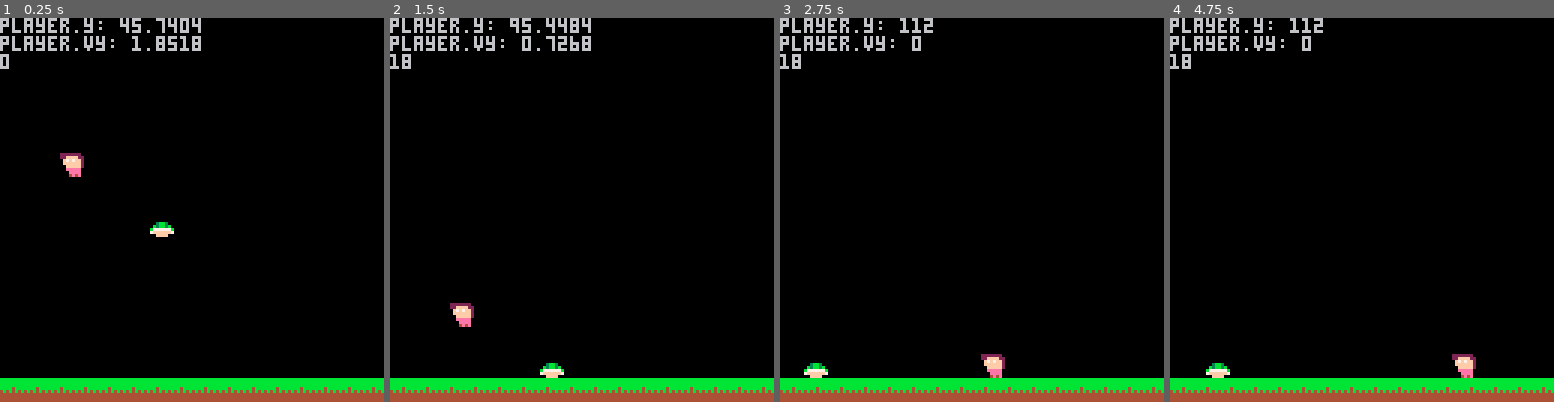
Above: before the commit, frames 1-4 (left to right).
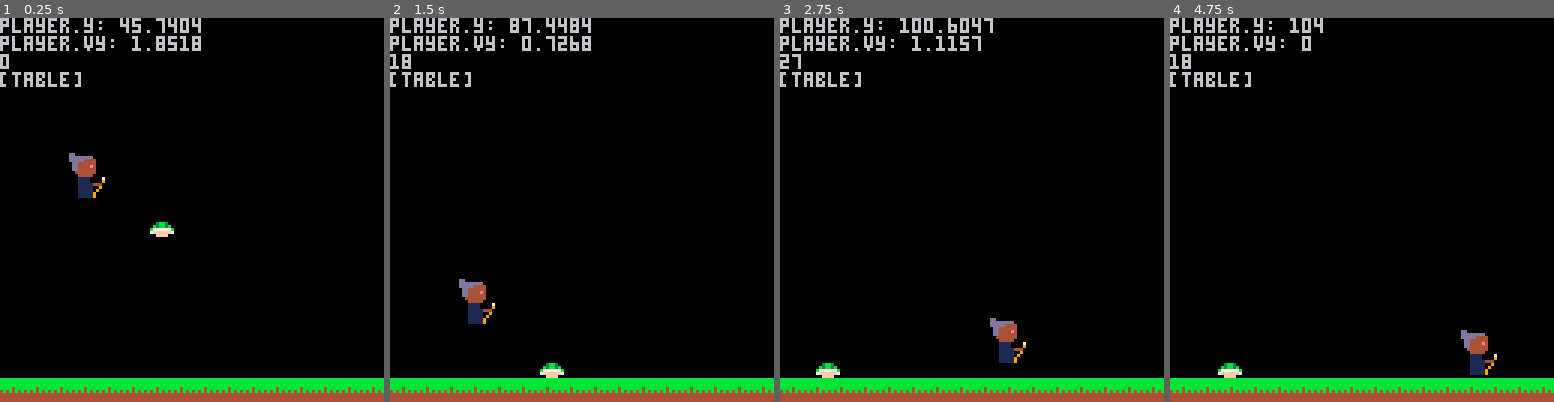
Above: after the commit, the same moments.

Repository: Fliuye/JuggleJumpers
Game: PICO-8 cartridge jugglejumpers.p8
Two runs of this game, one before a commit and one after it. Both use one fixed random seed, a clock stepped at 60 frames per second and the inputs below.
Inputs:
- Up to frame 1 (0.25 s): no input
- Up to frame 2 (1.5 s): tap X (X key) at 0.33, 1.07 s; tap O (Z key) at 0.7 s
- Up to frame 3 (2.75 s): hold Right 1.6-2.1 s; tap O (Z key) at 1.7, 2.1, 2.5 s; tap X (X key) at 1.85 s; hold Up 2.15-2.42 s; hold Right from 2.47 s (still down)
- Up to frame 4 (4.75 s): tap O (Z key) every 0.4 s from 2.9 to 4.5 s; tap X (X key) at 2.97, 4.08 s; release Right at 3.03 s; hold Left 3.08-3.58 s; hold Down 3.63-3.97 s; hold Right 4.02-4.68 s; hold Up from 4.73 s (still down)

The runs differ from the first frame. In frame 1, 1.1% of the frame differs, in the area x 0-28%, y 14-47%; in frame 2, 1.3%; in frame 3, 2.2%, in the area x 0-65%, y 0-94%; in frame 4, 1.6%.

Commit message:
add grabbing shell, jumping on shell, new character sprite, and hold jump to jump higher off of shell

Diff:
--- a/jugglejumpers.p8
+++ b/jugglejumpers.p8
@@ -2,12 +2,20 @@
 version 14
 __lua__
 local ticker = 0
-
+-- local playershell
 function _init()
+
+  playershell =
+    { x = 0
+    , y = 0
+    , spritenumber = 3
+    , exists = false
+    }
+
   player =
     { x = 20
     , y = 30
-    , previousY = 0
+    , previousy = 0
     , vx = 0
     , vy = 0
     , flipx = false
@@ -20,8 +28,13 @@
     , waspressedlastframe = false
     }
 
+  grabbutton =
+    { ispressed = false
+    , waspressedlastframe = false
+    }
+
   shells = {}
-  local shell = createShell()
+  local shell = createshell(50, 50)
   add(shells, shell)
 
   ground =
@@ -32,41 +45,42 @@
 end
 
 function _update60()
-  if ( player.previousY - player.y > 0 ) then
+  if ( player.previousy - player.y > 0 ) then
     ticker += 1
   end
   local accy = 125 / 18 / 60 -- acceleration / speed
 
   updateplayer(accy)
+  updateplayershell()
   updatebuttons()
-  updateShells(accy)
+  updateshells(accy)
   iscolliding(player, shells)
 
 end
 
-function createShell()
+function createshell(x, y)
   local shell =
-    { x = 50
-    , y = 50
+    { x = x
+    , y = y
     , vy = 0
     , vx = 0
-    , isMoving = false
-    , movingLeft = false
-    , constantVX = 2
+    , ismoving = false
+    , movingleft = false
+    , constantvx = 2
     , spritenumber = 3
     }
     return shell
 end
 
-function updateShells(accy)
+function updateshells(accy)
   for i = 1, #shells, 1 do
     shells[i].vy += accy
     shells[i].y += shells[i].vy
-    if shells[i].isMoving then
-      if shells[i].movingLeft then
-        shells[i].vx = shells[i].constantVX * -1
+    if shells[i].ismoving then
+      if shells[i].movingleft then
+        shells[i].vx = shells[i].constantvx * -1
       else
-        shells[i].vx = shells[i].constantVX
+        shells[i].vx = shells[i].constantvx
       end
       shells[i].x += shells[i].vx
     end
@@ -83,14 +97,14 @@
     -- if left of screen place player on edge of screen
     if gridx < 0 then
       shells[i].x = 0
-      shells[i].movingLeft = false
+      shells[i].movingleft = false
     end
 
     rightmostgrid = 15
 
     if gridx > rightmostgrid then
       shells[i].x, ___ = gridtocoord(rightmostgrid, gridy)
-      shells[i].movingLeft = true
+      shells[i].movingleft = true
     end
 
   end
@@ -99,8 +113,13 @@
 function updatebuttons()
   jumpbutton.waspressedlastframe = jumpbutton.ispressed
   jumpbutton.ispressed = false
+  grabbutton.waspressedlastframe = grabbutton.ispressed
+  grabbutton.ispressed = false
   if (btn(5)) then
     jumpbutton.ispressed = true
+  end
+  if (btn(4)) then
+    grabbutton.ispressed = true
   end
 end
 
@@ -110,7 +129,7 @@
     player.canjump = false
     ticker = 0
   end
-  player.previousY = player.y
+  player.previousy = player.y
   player.vy += accy
   player.y += player.vy
   player.x += player.vx
@@ -129,7 +148,7 @@
   -- btn([0, [player]])
 
   -- top of ground
-  groundgridy = 14
+  groundgridy = 13
 
   -- if below ground place player ontop of ground
   local gridx, gridy = coordtogrid(player.x, player.y)
@@ -151,32 +170,93 @@
   end
 end
 
+function updateplayershell()
+  if (playershell.exists and not grabbutton.ispressed) then
+    -- spawn new shell
+    playershell.exists = false
+    local newshell = createshell(playershell.x, playershell.y)
+    newshell.ismoving = true
+    if (player.flipx) then
+      newshell.movingleft = true
+    else
+      newshell.movingleft = false
+    end
+
+    add(shells, newshell )
+
+  end
+
+  if (playershell.exists) then
+    if player.flipx then
+      offset = -8
+    else
+      offset = 15
+    end
+    playershell.x = player.x + offset
+    playershell.y = player.y
+
+  end
+end
+
 function _draw()
   cls()
   print("player.y: ".. player.y)
   print("player.vy: ".. player.vy)
   print(ticker)
   drawground()
-  drawShells()
+  drawshells()
 
   -- draws person
-  spr(player.spritenumber, player.x, player.y, 1, 1, player.flipx )
-
+  sspr(40, 0, 15, 15, player.x, player.y, 15, 15, player.flipx )
+  -- spr(player.spritenumber, player.x, player.y, 1, 1, player.flipx )
+  print( playershell )
+  if (playershell.exists) then
+    spr(playershell.spritenumber, playershell.x, playershell.y)
+  end
 end
 
 function iscolliding( player, shells )
-  local width = 7
-  local height = 7
+  local width = 12
+  local height = 12
   for shell in all(shells) do
     local x = (player.x + player.vx) - shell.x
     local y = (player.y + player.vy) - shell.y
+
+
+
     if ((abs(x) < ( width )) and (abs(y) < ( height ))) then
-      if ( player.x < shell.x ) then
-        shell.isMoving = true
-        shell.movingLeft = false
+      if ( player.y + height < shell.y ) then
+        shell.ismoving = not shell.ismoving
+        if (player.x < shell.x) then
+          shell.movingleft = false
+        else
+          shell.movingleft = true
+        end
+        if (jumpbutton.ispressed) then
+          player.vy = ( -130 / 60 )
+        else
+          player.vy = ( -130 / 60 ) / 2
+        end
+
+        player.canjump = false
       else
-        shell.isMoving = true
-        shell.movingLeft = true
+        if (grabbutton.ispressed and not shell.ismoving) then
+          del(shells, shell)
+          playershell.exists = true
+          playershell.x = shell.x
+          playershell.y = shell.y
+
+          -- deleting an element out of a loop while looping?!!?!??!?!?!??!?!?!?!?!?!?!?!?!?!?!?!??!?!?!?!??!?!?!?!?!?!?!?!?!;
+        else
+          if ( player.x < shell.x ) then
+            shell.ismoving = true
+            shell.movingleft = false
+          else
+            shell.ismoving = true
+            shell.movingleft = true
+          end
+        end
+
       end
     end
   end
@@ -197,7 +277,7 @@
   end
 end
 
-function drawShells()
+function drawshells()
   for i = 1, #shells, 1 do
     spr(shells[i].spritenumber, shells[i].x, shells[i].y)
   end
Not shown, changed: 20 lines of the sprite sheet (__gfx__) section of jugglejumpers.p8
Not shown, changed: the sound effects (__sfx__) section of jugglejumpers.p8
